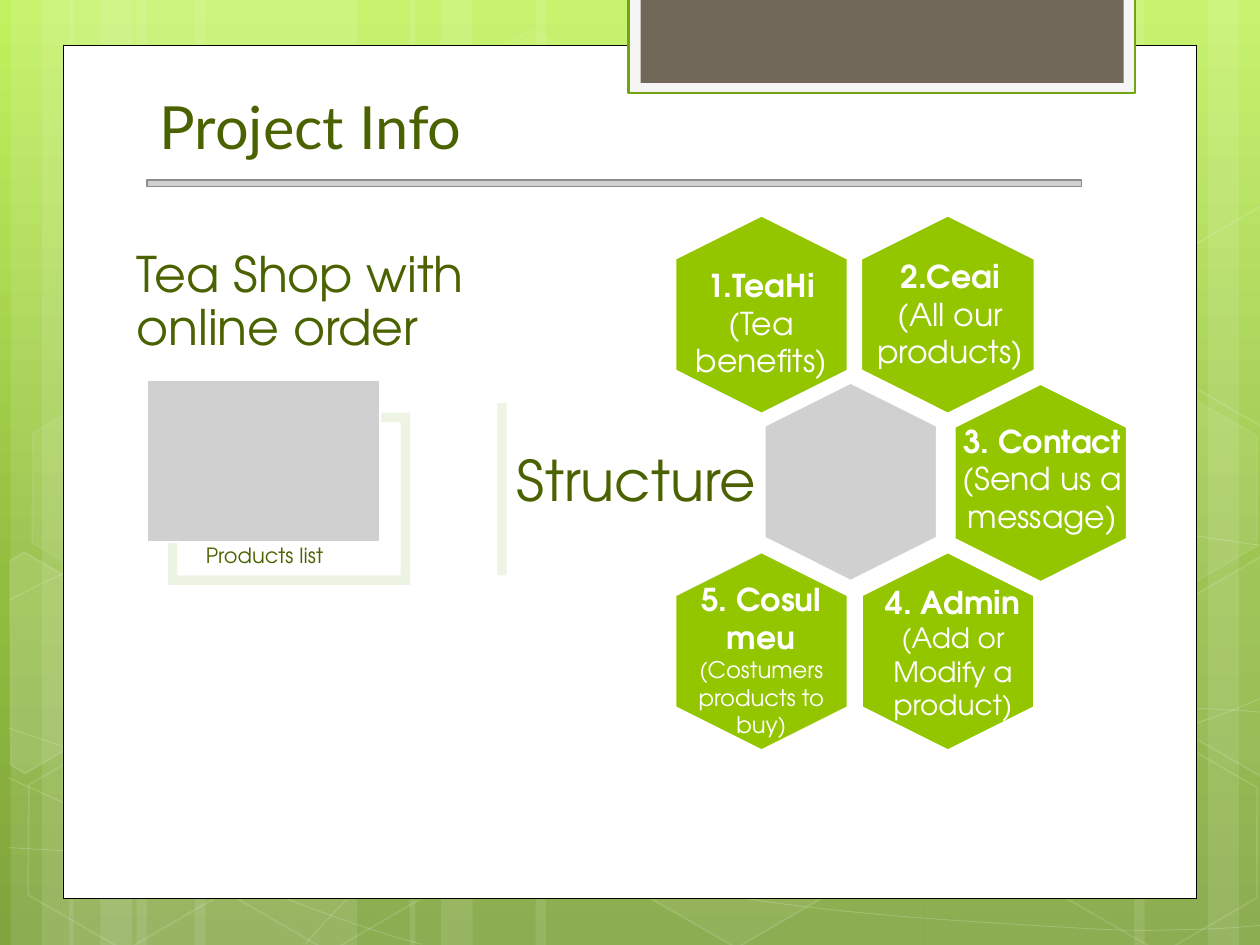
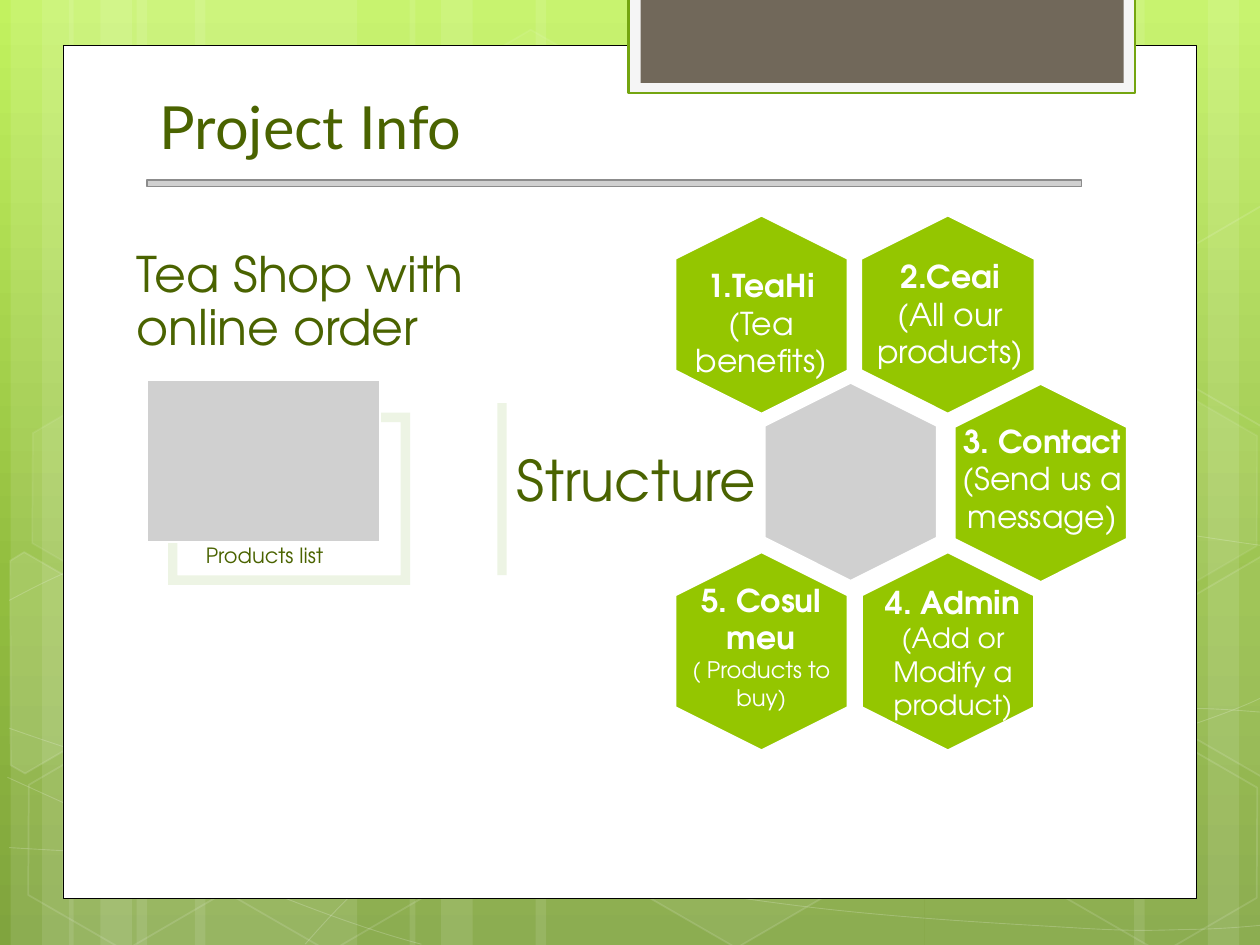
Before and after one commit to Daniela-MI/Final-Project, a slide deck: slide 4 of TeaHi.pptx (slide 5 before the commit). Drawn at 1260x945 pixels with LibreOffice and Linux fonts; fonts in the diff are those of the drawing; grey boxes stand for pictures. Boxes give left, top, right and bottom in pixels: in the first picture for what was removed or moved away, otherwise in the second. Text is boxed around its words. In the diff, an @@ line names an element or a change of style, - is before the commit and + after.

```diff
--- a/TeaHi.pptx
+++ b/TeaHi.pptx
@@ text at (707,661,830,711): text changed @@
-(Costumers products to buy)
+( Products to buy)
```
Also in this commit, not shown: 3 other slides changed, 12 other files.
